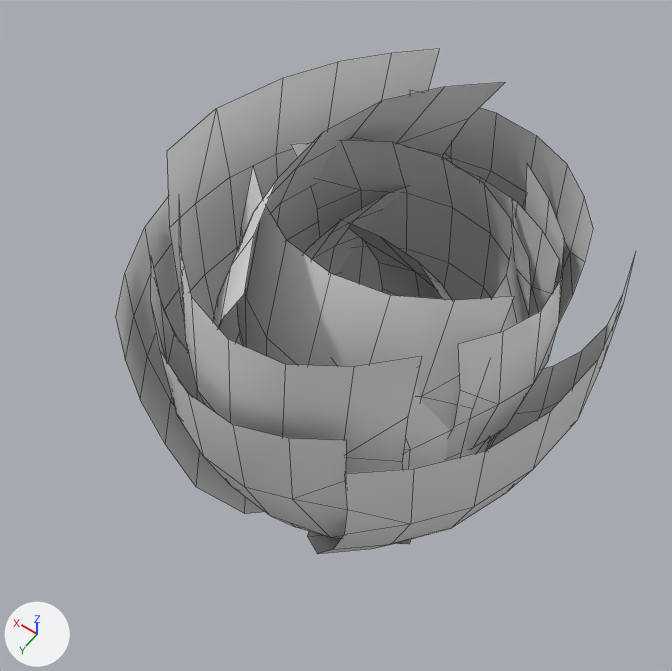
The FBX model Models/FBX/FBX_Lettuce.fbx: old version first, new version second.
Both versions are drawn from a 50 mm lens placed at (-0.165, 0.272, 0.514), pointed at (0.023, 0.009, 0.1). The axes (+X, +Y, +Z) are drawn at lower left. The lights are the same throughout. Mesh edges are drawn as thin lines. Where no turn or scale is listed for an object, it has been applied to the vertices.
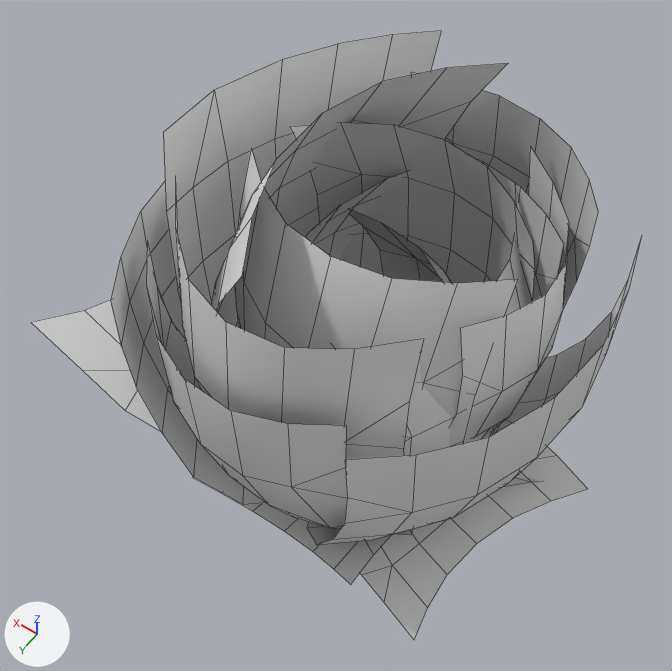
The change in detail:
me_plane_019 is used by ob_plane_017; location (0.0002, -0.0086, 0.0303).
me_plane_019 had 753 vertices, 566 faces and spanned x -0.115..0.119, y -0.104..0.128, z -0.039..0.197.
me_plane_019 now has 1005 vertices, 752 faces and spans x -0.132..0.166, y -0.149..0.128, z -0.048..0.197.
me_plane_019 part 1: a new loose piece of 42 vertices spanning x -0.055..0.055, y 0.003..0.114, z -0.041..0.003.
me_plane_019 part 2: a new loose piece of 42 vertices spanning x -0.132..0.01, y -0.028..0.108, z -0.047..0.005.
me_plane_019 part 3: a new loose piece of 42 vertices spanning x -0.009..0.166, y -0.076..0.113, z -0.048..0.112.
me_plane_019 part 4: a new loose piece of 42 vertices spanning x -0.119..0.013, y -0.101..0.027, z -0.046..-0.006.
Object 'Plane.017' (ob_plane_017) moves from (0.0002, -0.0086, 0.0303) to (0.0002, -0.0086, 0.0416).

What differs and where, as boxes (x1, y1, x2, y2) in the pictures (672 x 671 px):
'Plane.017', reshaped, moved (18% wider, 21% taller): before (116, 49, 635, 554); after (31, 31, 641, 640)
part 1 of me_plane_019, added: after (192, 477, 392, 584)
part 2 of me_plane_019, added: after (360, 419, 588, 640)
part 3 of me_plane_019, added: after (31, 299, 161, 432)
part 4 of me_plane_019, added: after (503, 478, 538, 487)
